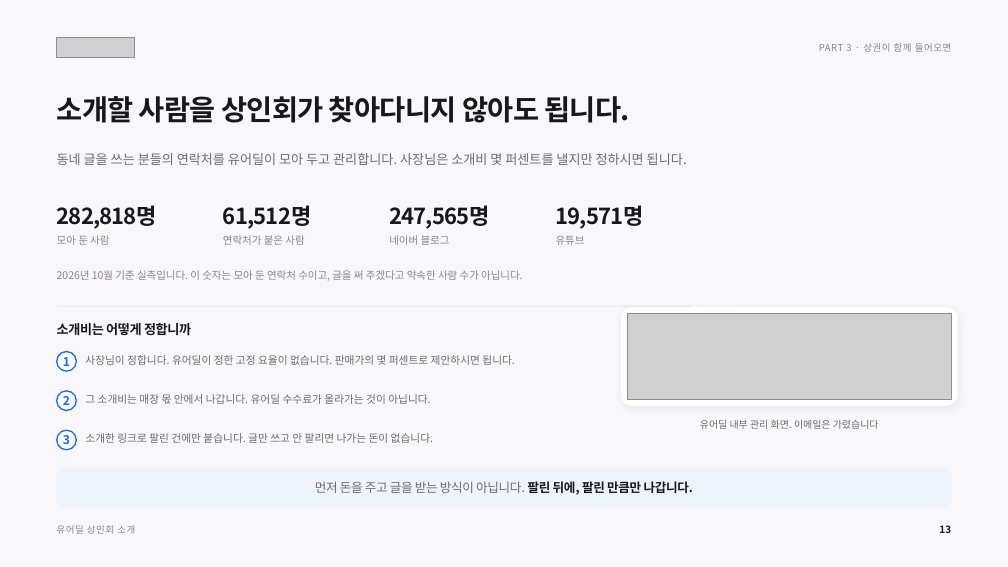
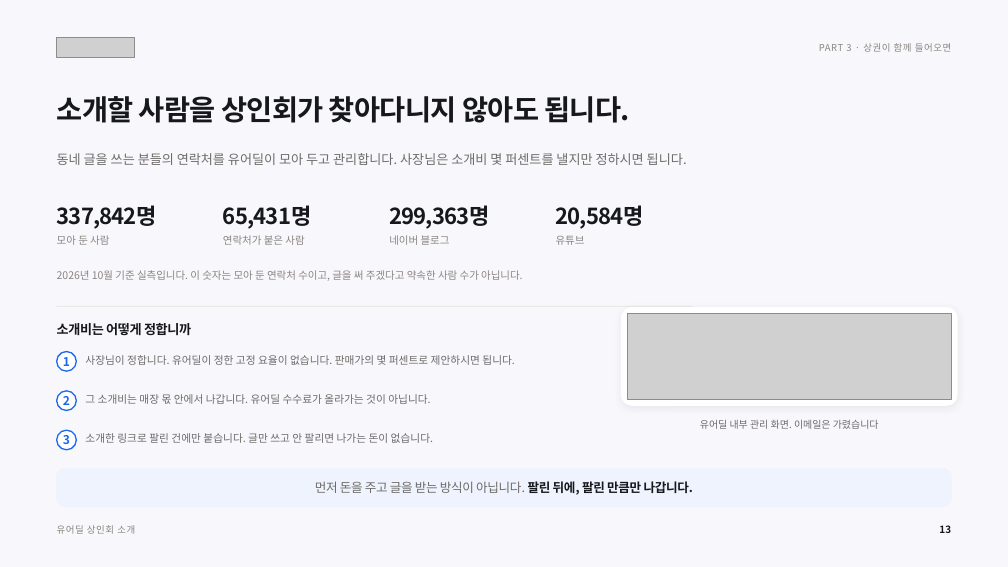
Before and after one commit to tobe2111/ur-live, a slide deck: slide 14 of docs/business/proposals/urdeal-merchant-association-deck.pptx. Drawn at 1008x567 pixels with LibreOffice and Linux fonts; fonts in the diff are those of the drawing; grey boxes stand for pictures. Boxes give left, top, right and bottom in pixels: in the first picture for what was removed or moved away, otherwise in the second. Text is boxed around its words. In the diff, an @@ line names an element or a change of style, - is before the commit and + after.

```diff
--- a/docs/business/proposals/urdeal-merchant-association-deck.pptx
+++ b/docs/business/proposals/urdeal-merchant-association-deck.pptx
@@ text at (x1=57, y1=205, x2=158, y2=229): text changed @@
-282,818명
+337,842명
@@ text at (x1=223, y1=205, x2=311, y2=229): text changed @@
-61,512명
+65,431명
@@ text at (x1=389, y1=205, x2=490, y2=229): text changed @@
-247,565명
+299,363명
@@ text at (x1=556, y1=205, x2=644, y2=229): text changed @@
-19,571명
+20,584명
```
Also in this commit, not shown: 2 other slides changed, 17 other files.
